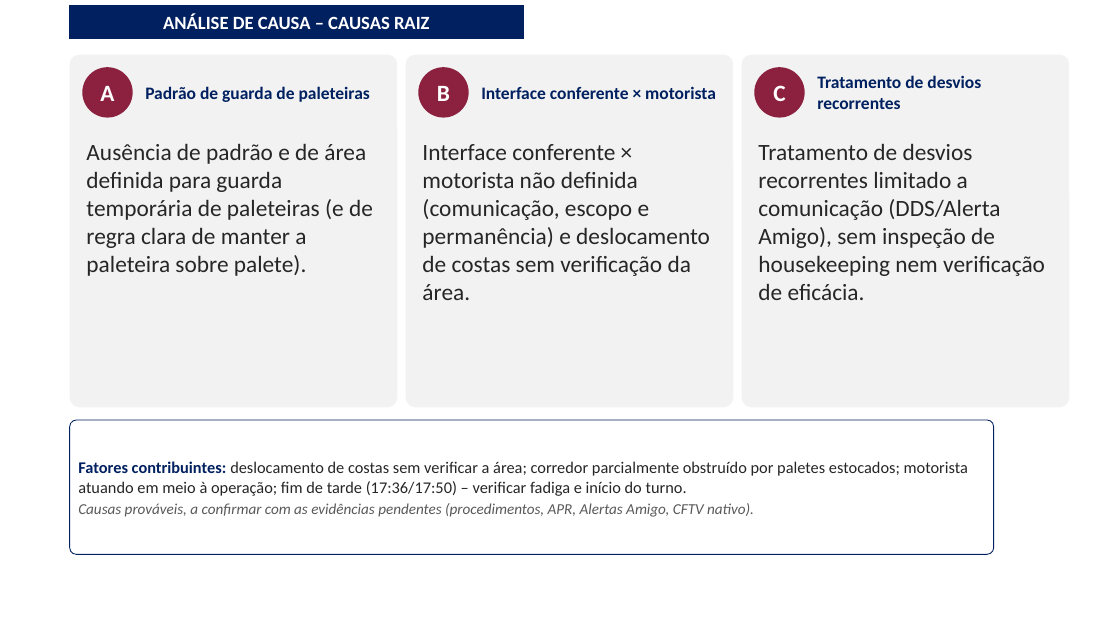
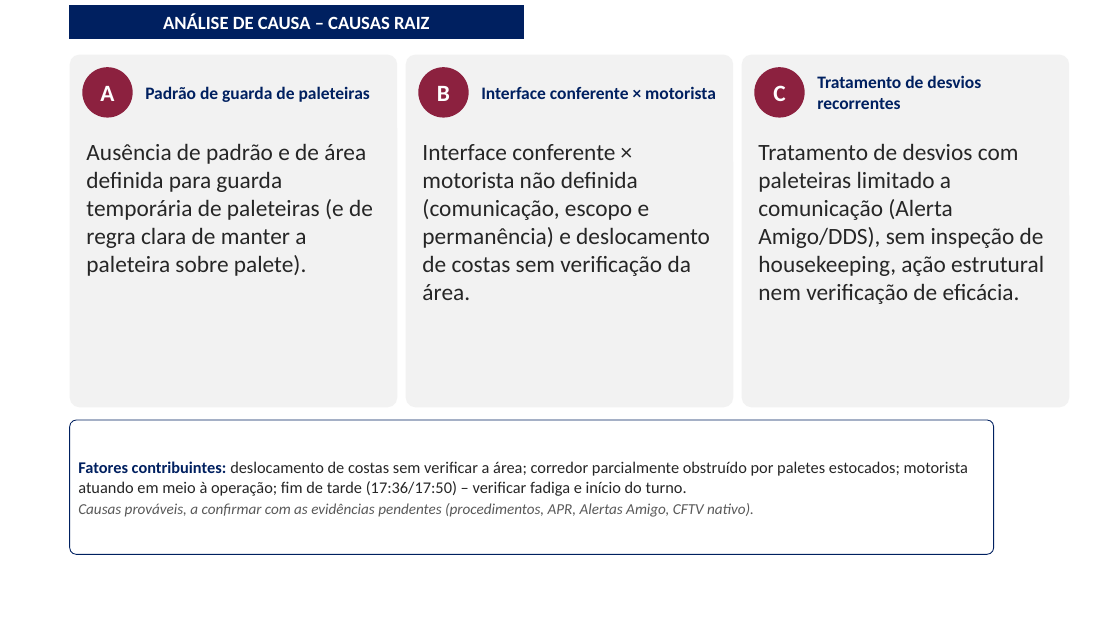
Before and after one commit to luantavarez9/hospital-seguro, a slide deck: slide 18 of entrega_acidente_GRU1/Apresentacao_Ocorrencia_Acidente_GRU_I.pptx (slide 17 before the commit). Drawn at 1120x630 pixels with LibreOffice and Linux fonts; fonts in the diff are those of the drawing; background and template pictures are left out. Boxes give left, top, right and bottom in pixels: in the first picture for what was removed or moved away, otherwise in the second. Text is boxed around its words. In the diff, an @@ line names an element or a change of style, - is before the commit and + after.

```diff
--- a/entrega_acidente_GRU1/Apresentacao_Ocorrencia_Acidente_GRU_I.pptx
+++ b/entrega_acidente_GRU1/Apresentacao_Ocorrencia_Acidente_GRU_I.pptx
@@ text at [758,143,1044,304]: text changed @@
-Tratamento de desvios recorrentes limitado a comunicação (DDS/Alerta Amigo), sem inspeção de housekeeping nem verificação de eficácia.
+Tratamento de desvios com paleteiras limitado a comunicação (Alerta Amigo/DDS), sem inspeção de housekeeping, ação estrutural nem verificação de eficácia.
```
Also in this commit, not shown: 6 other slides changed, 1 slide added, 4 other files.
